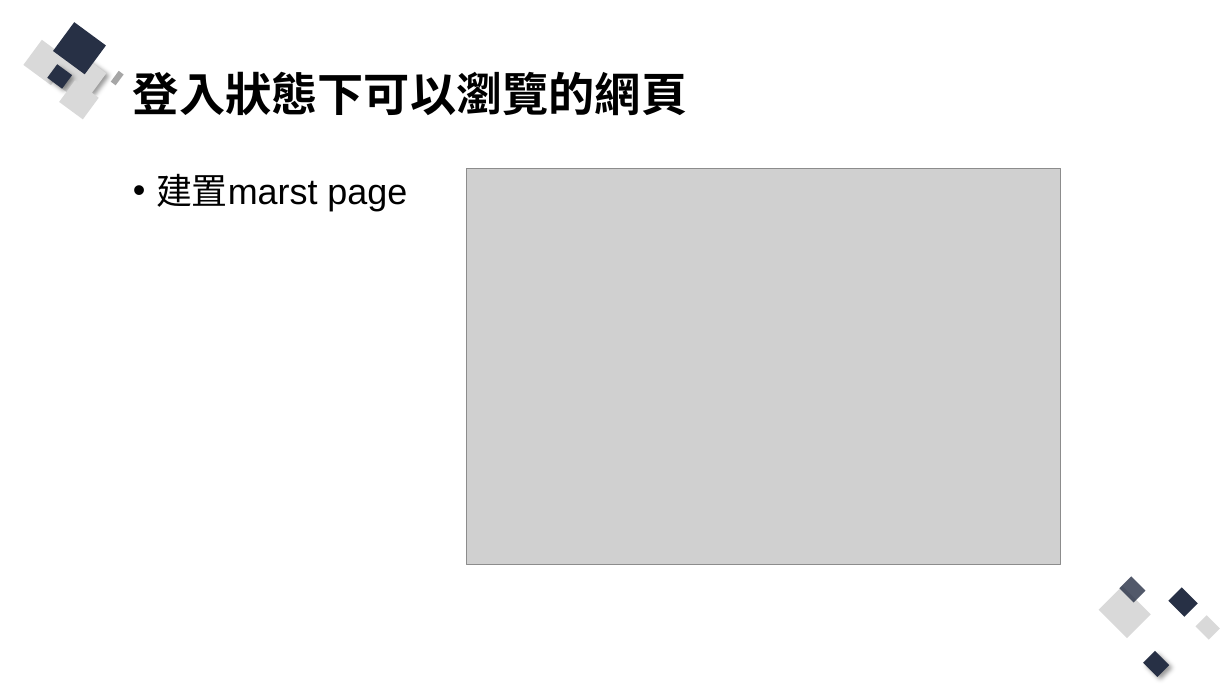
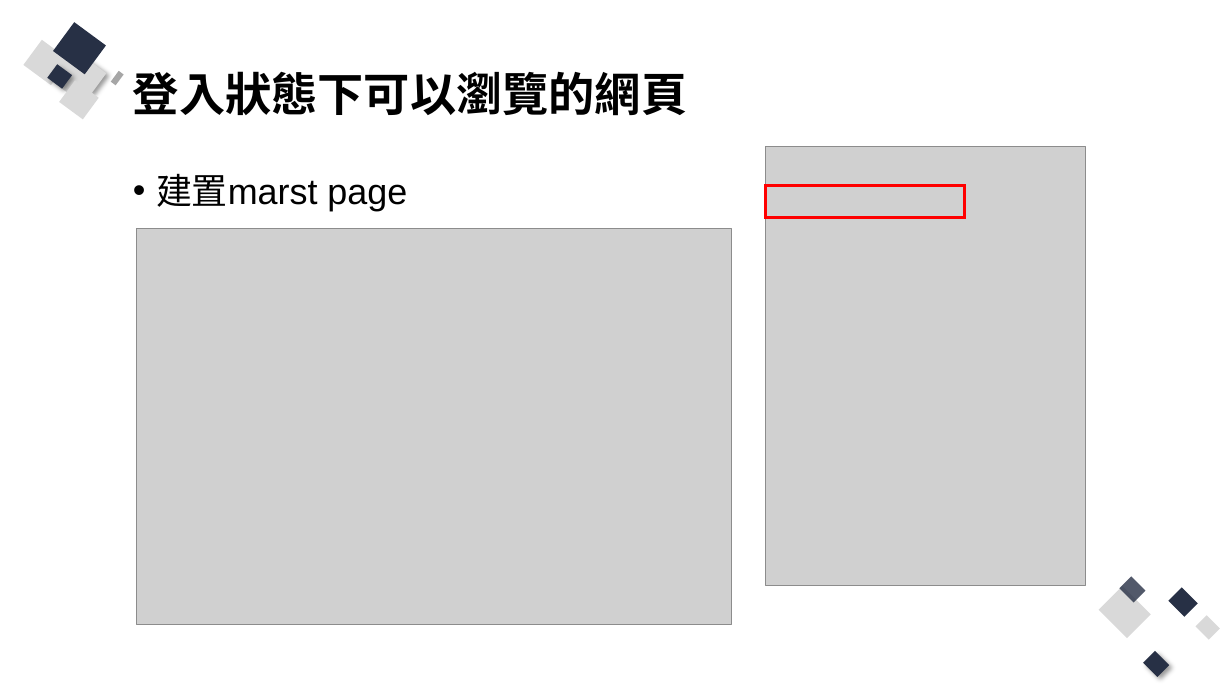
Before and after one commit to Q81JIAXIONG/-, a slide deck: slide 44 of 投影片/4.實作-帳號註冊、登入網頁.pptx (slide 42 before the commit). Drawn at 1232x693 pixels with LibreOffice and Linux fonts; fonts in the diff are those of the drawing; grey boxes stand for pictures. Boxes give left, top, right and bottom in pixels: in the first picture for what was removed or moved away, otherwise in the second. Text is boxed around its words. In the diff, an @@ line names an element or a change of style, - is before the commit and + after.

Commit message:
準備第5周CSS 美化網頁範例

```diff
--- a/投影片/4.實作-帳號註冊、登入網頁.pptx
+++ b/投影片/4.實作-帳號註冊、登入網頁.pptx
@@ picture added at (x1=765, y1=146, x2=1086, y2=585) @@
@@ rectangle added at (x1=765, y1=186, x2=964, y2=218), outline #FF0000 2.25 pt @@
@@ picture moved from (x1=467, y1=168, x2=1061, y2=565) to (x1=137, y1=228, x2=731, y2=625) @@
```
Also in this commit, not shown: 6 other slides changed, 1 slide added, 1 slide removed, 13 other files.
